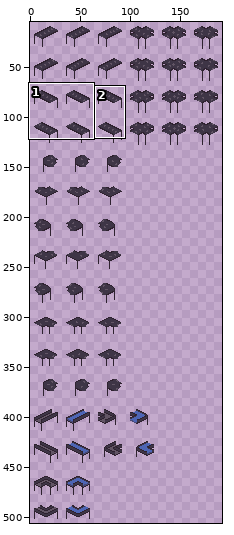
One commit to this pixel-art file: assets/conveyors.aseprite. The first picture is a wide view before the edit; the outline marks the close-up.
Close-up. Before the edit:
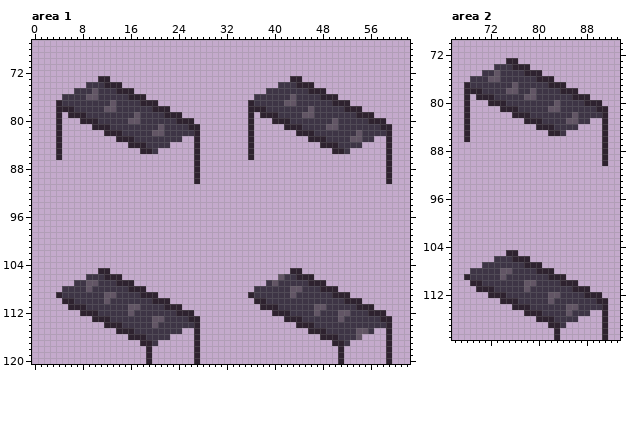
256x512 pixels, 1 frame. Shown: area 1: x 0..62, y 67..120; area 2: x 66..93, y 70..119. The wide view leaves out empty margins. The commit also changed other parts of the picture, which this record leaves out.
After the commit:
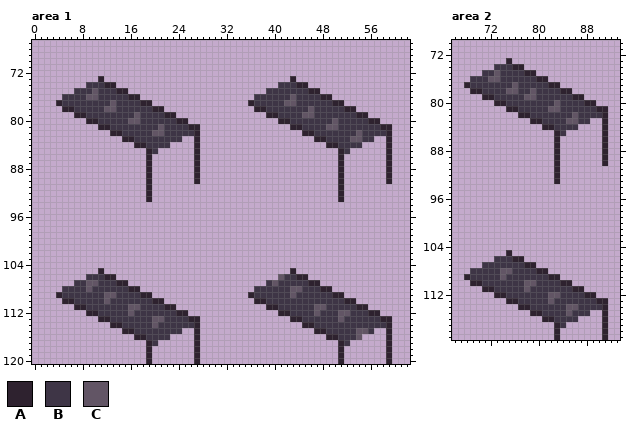
Palette (. is transparent): A #2e222f  B #3e3546  C #625565
From old to new:
--- area 1
@@ x 0..62 @@
  72 ...............................................................
- 73 ...........AA..............................AA..................
- 74 .........BBBAAA..........................BBBAAA................
- 75 .......BBBCBBBAAA......................BBBBBBBAAA..............
- 76 .....BBBBCCBBBBBAAA..................BBBBBBCBBBBAAA............
- 77 ....ABBBBBBBBCBBBBAAA...............ABBBBBCCBBBBBBAAA..........
- 78 ....AAABBBBBCCBBBBBBAAA.............AAABBBBBBBCBBBBBAAA........
- 79 ....A.AAABBBBBBBBCBBBBAAA...........A.AAABBBBCCBBBBBBBAAA......
- 80 ....A...AAABBBBBCCBBBBBBAAA.........A...AAABBBBBBBCBBBBBAAA....
- 81 ....A.....AAABBBBBBBBCBBBBAA........A.....AAABBBBCCBBBBBBBAA...
- 82 ....A.......AAABBBBBCCBBBBBA........A.......AAABBBBBBBCBBBBA...
- 83 ....A.........AAABBBBBBBB..A........A.........AAABBBBCCBB..A...
- 84 ....A...........AAABBBB....A........A...........AAABBBB....A...
- 85 ....A.............AAB......A........A.............AAB......A...
- 86 ....A......................A........A......................A...
- 87 ...........................A...............................A...
- 88 ...........................A...............................A...
- 89 ...........................A...............................A...
- 90 ...........................A...............................A...
- 91 ...............................................................
- 92 ...............................................................
- 93 ...............................................................
+ 73 ...........A...............................A...................
+ 74 .........BBBAA...........................BBBAA.................
+ 75 .......BBBCBBBAA.......................BBBBBBBAA...............
+ 76 .....BBBBCCBBBBBAA...................BBBBBBCBBBBAA.............
+ 77 ....ABBBBBBBBCBBBBAA................ABBBBBCCBBBBBBAA...........
+ 78 .....AABBBBBCCBBBBBBAA...............AABBBBBBBCBBBBBAA.........
+ 79 .......AABBBBBBBBCBBBBAA...............AABBBBCCBBBBBBBAA.......
+ 80 .........AABBBBBCCBBBBBBAA...............AABBBBBBBCBBBBBAA.....
+ 81 ...........AABBBBBBBBCBBBBAA...............AABBBBCCBBBBBBBAA...
+ 82 .............AABBBBBCCBBBBBA.................AABBBBBBBCBBBBA...
+ 83 ...............AABBBBBBBB..A...................AABBBBCCBB..A...
+ 84 .................AABBBB....A.....................AABBBB....A...
+ 85 ...................AB......A.......................AB......A...
+ 86 ...................A.......A.......................A.......A...
+ 87 ...................A.......A.......................A.......A...
+ 88 ...................A.......A.......................A.......A...
+ 89 ...................A.......A.......................A.......A...
+ 90 ...................A.......A.......................A.......A...
+ 91 ...................A...............................A...........
+ 92 ...................A...............................A...........
+ 93 ...................A...............................A...........
  94 ...............................................................
@@ x 0..62 @@
 104 ...............................................................
-105 ...........AA..............................AA..................
-106 .........BBBAAA..........................CBBAAA................
-107 .......BBCCBBBAAA......................BCBBBBBAAA..............
-108 .....BBBBCBBBBBBAAA..................BBBBBBCCBBBAAA............
-109 ....ABBBBBBBCCBBBBAAA...............ABBBBBBCBBBBBBAAA..........
-110 .....AABBBBBCBBBBBBBAAA..............AABBBBBBBBBBBBBAAA........
-111 ......AAABBBBBBBCCBBBBAAA.............AAABBBBBBCCBBBBBAAA......
-112 ........AAABBBBBCBBBBBBBAAA.............AAABBBBCBBBCCBBBAAA....
-113 ..........AAABBBBBBBCCBBBBAA..............AAABBBBBBCBBBBBBAA...
-114 ............AAABBBBBCBBBBBBA................AAABBBBBBBBBBBBA...
-115 ..............AAABBBBBBBB..A..................AAABBBBBCCB..A...
-116 ................AAABBBB....A....................AAABBBC....A...
-117 ..................AAB......A......................AAB......A...
+105 ...........A...............................A...................
+106 .........BBBAA...........................CBBAA.................
+107 .......BBCCBBBAA.......................BCBBBBBAA...............
+108 .....BBBBCBBBBBBAA...................BBBBBBCCBBBAA.............
+109 ....ABBBBBBBCCBBBBAA................ABBBBBBCBBBBBBAA...........
+110 .....AABBBBBCBBBBBBBAA...............AABBBBBBBBBBBBBAA.........
+111 .......AABBBBBBBCCBBBBAA...............AABBBBBBCCBBBBBAA.......
+112 .........AABBBBBCBBBBBBBAA...............AABBBBCBBBCCBBBAA.....
+113 ...........AABBBBBBBCCBBBBAA...............AABBBBBBCBBBBBBAA...
+114 .............AABBBBBCBBBBBBA.................AABBBBBBBBBBBBA...
+115 ...............AABBBBBBBB..A...................AABBBBBCCB..A...
+116 .................AABBBB....A.....................AABBBC....A...
+117 ...................AB......A.......................AB......A...
 118 ...................A.......A.......................A.......A...
--- area 2
@@ x 66..93 @@
  72 ............................
- 73 .........AA.................
- 74 .......BBBAAA...............
- 75 .....BBCBBBBAAA.............
- 76 ...BBBCCBBBBBBAAA...........
- 77 ..ABBBBBBBCBBBBBAAA.........
- 78 ..AAABBBBCCBBCBBBBAAA.......
- 79 ..A.AAABBBBBCCBBBBBBAAA.....
- 80 ..A...AAABBBBBBBBCBBBBAAA...
- 81 ..A.....AAABBBBBCCBBBBBBAA..
- 82 ..A.......AAABBBBBBBCBBBBA..
- 83 ..A.........AAABBBBCCBB..A..
- 84 ..A...........AAABBBB....A..
- 85 ..A.............AAB......A..
- 86 ..A......................A..
- 87 .........................A..
- 88 .........................A..
- 89 .........................A..
- 90 .........................A..
- 91 ............................
- 92 ............................
- 93 ............................
+ 73 .........A..................
+ 74 .......BBBAA................
+ 75 .....BBCBBBBAA..............
+ 76 ...BBBCCBBBBBBAA............
+ 77 ..ABBBBBBBCBBBBBAA..........
+ 78 ...AABBBBCCBBCBBBBAA........
+ 79 .....AABBBBBCCBBBBBBAA......
+ 80 .......AABBBBBBBBCBBBBAA....
+ 81 .........AABBBBBCCBBBBBBAA..
+ 82 ...........AABBBBBBBCBBBBA..
+ 83 .............AABBBBCCBB..A..
+ 84 ...............AABBBB....A..
+ 85 .................AB......A..
+ 86 .................A.......A..
+ 87 .................A.......A..
+ 88 .................A.......A..
+ 89 .................A.......A..
+ 90 .................A.......A..
+ 91 .................A..........
+ 92 .................A..........
+ 93 .................A..........
  94 ............................
@@ x 66..93 @@
 104 ............................
-105 .........AA.................
-106 .......BBBAAA...............
-107 .....BBBBBBBAAA.............
-108 ...BBBBBCCBBBBAAA...........
-109 ..ABBBBBCBBBBBBBAAA.........
-110 ...AABBBBBBBCCBBBBAAA.......
-111 ....AAABBBBBCBBBBBBBAAA.....
-112 ......AAABBBBBBBCCBBBBAAA...
-113 ........AAABBBBBCBBBBBBBAA..
-114 ..........AAABBBBBBCCBBBBA..
-115 ............AAABBBBCBBB..A..
-116 ..............AAABBBB....A..
-117 ................AAB......A..
+105 .........A..................
+106 .......BBBAA................
+107 .....BBBBBBBAA..............
+108 ...BBBBBCCBBBBAA............
+109 ..ABBBBBCBBBBBBBAA..........
+110 ...AABBBBBBBCCBBBBAA........
+111 .....AABBBBBCBBBBBBBAA......
+112 .......AABBBBBBBCCBBBBAA....
+113 .........AABBBBBCBBBBBBBAA..
+114 ...........AABBBBBBCCBBBBA..
+115 .............AABBBBCBBB..A..
+116 ...............AABBBB....A..
+117 .................AB......A..
 118 .................A.......A..
Boxes around the changes in both close-ups, in picture pixels (x1, y1, x2, y2):
changed: (56, 76, 194, 202)
changed: (248, 76, 386, 202)
erased: (68, 268, 194, 346)
erased: (260, 268, 386, 346)
changed: (464, 58, 602, 184)
erased: (476, 250, 602, 328)
